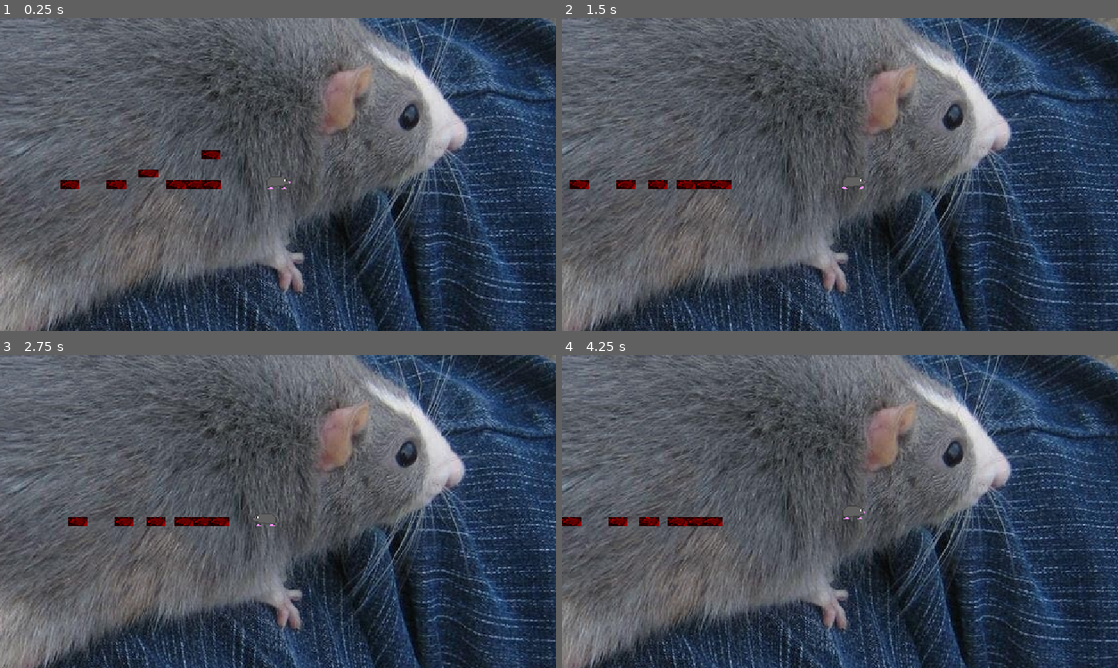
Above: before the commit, frames 1-4 (two rows, left to right).
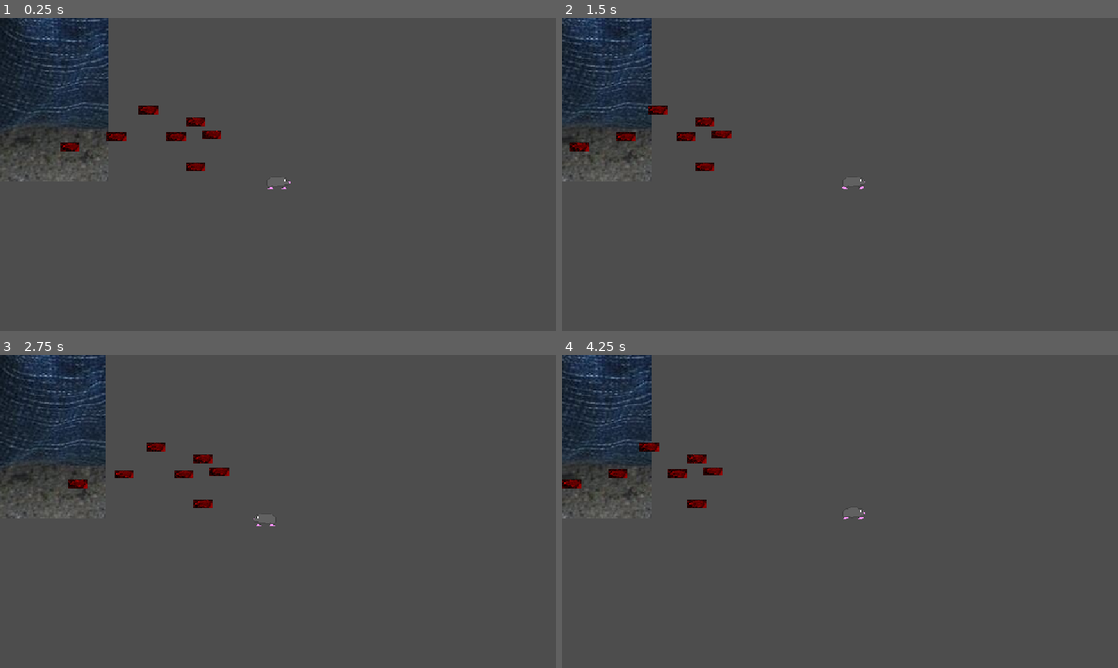
Above: after the commit, the same moments.

Repository: Logboy2000/Comp-Sci-30
Game: Godot game, scene res://testroom.tscn
Two runs of this game, one before a commit and one after it. Both use one fixed random seed, a clock stepped at 60 frames per second and the inputs below.
Inputs:
- Up to frame 1 (0.25 s): no input
- Up to frame 2 (1.5 s): hold Shift (run) 0.53-1.28 s; hold Right (right) from 0.53 s (still down); tap X (attack) at 0.6 s; tap Z (jump) at 0.77, 1.07 s; tap Shift (run) at 1.35 s
- Up to frame 3 (2.75 s): tap Z (jump) at 1.52, 1.55, 1.82 s; release Right (right) at 2.03 s; hold Left (left) from 2.03 s (still down); hold Z (jump) from 2.03 s (still down); tap X (attack) at 2.3 s
- Up to frame 4 (4.25 s): release Left (left) at 2.78 s; release Z (jump) at 2.78 s; hold Right (right) from 2.78 s (still down); tap X (attack) at 2.85 s; tap Z (jump) at 3.02, 3.32, 3.77, 3.8, 4.07 s; tap Shift (run) at 3.05 s; hold Shift (run) from 3.53 s (still down)

The runs differ from the first frame. In frame 1, 72% of the frame differs, in the area x 0-100%, y 0-100%; in frame 2, 72%; in frame 3, 72%; in frame 4, 72%.

Commit message:
rat animation

Diff:
--- a/final-project/player/attack.tscn
+++ b/final-project/scenes/player/attack.tscn
@@ -1,7 +1,7 @@
 [gd_scene load_steps=8 format=3 uid="uid://bu7g5b5abhjrh"]
 
-[ext_resource type="Script" uid="uid://b8c4nq70htbfp" path="res://player/attack.gd" id="1_62ovl"]
-[ext_resource type="Texture2D" uid="uid://bb6nm7yo2jyki" path="res://sprites/rat_scratch_forward.png" id="2_fpvmp"]
+[ext_resource type="Script" uid="uid://b8c4nq70htbfp" path="res://scenes/player/attack.gd" id="1_62ovl"]
+[ext_resource type="Texture2D" uid="uid://bb6nm7yo2jyki" path="res://sprites/player/rat_scratch_forward.png" id="2_fpvmp"]
 
 [sub_resource type="AtlasTexture" id="AtlasTexture_pav6m"]
 atlas = ExtResource("2_fpvmp")
--- a/final-project/player/player.gd
+++ b/final-project/scenes/player/player.gd
@@ -25,12 +25,14 @@
 
 var gravity_multiplier = 1.0
 var is_jumping = false
+var is_pogoing = false
 var facing_right = true
 var coyote_timer = 0.0
 var jump_buffer_timer = 0.0
 var was_on_floor = false
 var attack_direction = Vector2.RIGHT
 var is_attacking = false
+var input_dir = Vector2.ZERO
 
 func _ready():
 	# Make sure forward_attack is properly oriented
@@ -38,21 +40,13 @@
 
 func _physics_process(delta):
 	# Get input direction
-	var direction = Input.get_axis("left", "right")
+	input_dir = Input.get_axis("left", "right")
 
 
-	#if Input.is_action_pressed("run"):
-		#pass
 
-	if direction != 0 and is_on_floor():
-		sprite.play("default")
-	else:
-		sprite.play("idle")
-
-
-	if direction != 0 and abs(velocity.x) < normal_top_speed:
+	if input_dir != 0 and abs(velocity.x) < normal_top_speed:
 		# Set speed directly
-		velocity.x += direction * accel
+		velocity.x += input_dir * accel
 	else:
 		# Apply friction to slow down
 		velocity.x = move_toward(velocity.x, 0, friction * delta)
@@ -71,6 +65,7 @@
 	else:
 		gravity_multiplier = 1.0
 		is_jumping = false
+		is_pogoing = false
 
 	# Handle coyote time
 	if was_on_floor and not is_on_floor():
@@ -90,14 +85,15 @@
 	# Handle jump
 	if (is_on_floor() or coyote_timer > 0) and jump_buffer_timer > 0:
 		velocity.y = jump_velocity
+		is_pogoing = false
 		is_jumping = true
 		coyote_timer = 0
 		jump_buffer_timer = 0
 
 
 	# Update facing direction
-	if direction != 0:
-		facing_right = direction > 0
+	if input_dir != 0:
+		facing_right = input_dir > 0
 		sprite.flip_h = !facing_right
 
 
@@ -108,6 +104,7 @@
 			attack_direction = Vector2.UP
 		elif Input.is_action_pressed("down") and not is_on_floor():
 			attack_direction = Vector2.DOWN
+
 		else:
 			attack_direction = Vector2.RIGHT if facing_right else Vector2.LEFT
 			update_forward_attack_direction()
@@ -124,6 +121,23 @@
 
 
 	move_and_slide()
+	update_sprite()
+
+func update_sprite():
+	var new_animation: StringName
+	if is_pogoing:
+		new_animation = "spin"
+	elif velocity.y > 0:
+		new_animation = "fall"
+	elif is_jumping:
+		new_animation = "jump"
+	elif input_dir != 0 and is_on_floor():
+		new_animation = "walk"
+	else:
+		new_animation = "idle"
+
+	if sprite.animation != new_animation:
+		sprite.play(new_animation)
 
 
 func update_forward_attack_direction():
@@ -142,5 +156,6 @@
 func pogo():
 	if is_on_floor():
 		return
+	is_pogoing = true
 	is_jumping = false
 	velocity.y = pogo_velocity
--- a/final-project/player/player.tscn
+++ b/final-project/scenes/player/player.tscn
@@ -1,16 +1,67 @@
-[gd_scene load_steps=16 format=3 uid="uid://b4hrdpl5dijvs"]
-
-[ext_resource type="Script" uid="uid://bgnlnc30p3wb3" path="res://player/player.gd" id="1_4flbx"]
-[ext_resource type="Texture2D" uid="uid://bitv3xiijjhac" path="res://sprites/rat.png" id="3_i3pqv"]
-[ext_resource type="Script" uid="uid://b8c4nq70htbfp" path="res://player/attack.gd" id="3_yw30f"]
-[ext_resource type="Texture2D" uid="uid://bb6nm7yo2jyki" path="res://sprites/rat_scratch_forward.png" id="4_qjkh3"]
+[gd_scene load_steps=31 format=3 uid="uid://b4hrdpl5dijvs"]
+
+[ext_resource type="Script" uid="uid://bgnlnc30p3wb3" path="res://scenes/player/player.gd" id="1_4flbx"]
+[ext_resource type="Texture2D" uid="uid://bbtim2up15msd" path="res://sprites/player/fall.png" id="3_0owmy"]
+[ext_resource type="Texture2D" uid="uid://cra0lg6vdlokr" path="res://sprites/player/jump.png" id="3_75vfm"]
+[ext_resource type="Texture2D" uid="uid://1ymshet4dsas" path="res://sprites/player/walk.png" id="3_i3pqv"]
+[ext_resource type="Texture2D" uid="uid://d1fpj01ihpfyl" path="res://sprites/player/ratspin.png" id="3_p47bc"]
+[ext_resource type="Script" uid="uid://b8c4nq70htbfp" path="res://scenes/player/attack.gd" id="3_yw30f"]
+[ext_resource type="Texture2D" uid="uid://bb6nm7yo2jyki" path="res://sprites/player/rat_scratch_forward.png" id="4_qjkh3"]
 
 [sub_resource type="RectangleShape2D" id="RectangleShape2D_qk4a2"]
 size = Vector2(20, 12)
 
+[sub_resource type="AtlasTexture" id="AtlasTexture_fcs02"]
+atlas = ExtResource("3_0owmy")
+region = Rect2(0, 0, 24, 14)
+
+[sub_resource type="AtlasTexture" id="AtlasTexture_myrg7"]
+atlas = ExtResource("3_0owmy")
+region = Rect2(24, 0, 24, 14)
+
 [sub_resource type="AtlasTexture" id="AtlasTexture_i3pqv"]
 atlas = ExtResource("3_i3pqv")
 region = Rect2(0, 0, 24, 14)
+
+[sub_resource type="AtlasTexture" id="AtlasTexture_gx1jg"]
+atlas = ExtResource("3_75vfm")
+region = Rect2(0, 0, 24, 14)
+
+[sub_resource type="AtlasTexture" id="AtlasTexture_ugbui"]
+atlas = ExtResource("3_75vfm")
+region = Rect2(24, 0, 24, 14)
+
+[sub_resource type="AtlasTexture" id="AtlasTexture_p47bc"]
+atlas = ExtResource("3_p47bc")
+region = Rect2(0, 0, 24, 24)
+
+[sub_resource type="AtlasTexture" id="AtlasTexture_75vfm"]
+atlas = ExtResource("3_p47bc")
+region = Rect2(24, 0, 24, 24)
+
+[sub_resource type="AtlasTexture" id="AtlasTexture_0owmy"]
+atlas = ExtResource("3_p47bc")
+region = Rect2(48, 0, 24, 24)
+
+[sub_resource type="AtlasTexture" id="AtlasTexture_qek5x"]
+atlas = ExtResource("3_p47bc")
+region = Rect2(72, 0, 24, 24)
+
+[sub_resource type="AtlasTexture" id="AtlasTexture_5gtgg"]
+atlas = ExtResource("3_p47bc")
+region = Rect2(96, 0, 24, 24)
+
+[sub_resource type="AtlasTexture" id="AtlasTexture_h17s1"]
+atlas = ExtResource("3_p47bc")
+region = Rect2(120, 0, 24, 24)
+
+[sub_resource type="AtlasTexture" id="AtlasTexture_je7p5"]
+atlas = ExtResource("3_p47bc")
+region = Rect2(144, 0, 24, 24)
+
+[sub_resource type="AtlasTexture" id="AtlasTexture_fm80t"]
+atlas = ExtResource("3_p47bc")
+region = Rect2(168, 0, 24, 24)
 
 [sub_resource type="AtlasTexture" id="AtlasTexture_hqtel"]
 atlas = ExtResource("3_i3pqv")
@@ -28,20 +79,14 @@
 animations = [{
 "frames": [{
 "duration": 1.0,
-"texture": SubResource("AtlasTexture_i3pqv")
-}, {
-"duration": 1.0,
-"texture": SubResource("AtlasTexture_hqtel")
-}, {
-"duration": 1.0,
-"texture": SubResource("AtlasTexture_sweqy")
-}, {
-"duration": 1.0,
-"texture": SubResource("AtlasTexture_2hs0m")
-}],
-"loop": true,
-"name": &"default",
-"speed": 10.0
+"texture": SubResource("AtlasTexture_fcs02")
+}, {
+"duration": 1.0,
+"texture": SubResource("AtlasTexture_myrg7")
+}],
+"loop": true,
+"name": &"fall",
+"speed": 5.0
 }, {
 "frames": [{
 "duration": 1.0,
@@ -50,6 +95,63 @@
 "loop": true,
 "name": &"idle",
 "speed": 5.0
+}, {
+"frames": [{
+"duration": 1.0,
+"texture": SubResource("AtlasTexture_gx1jg")
+}, {
+"duration": 1.0,
+"texture": SubResource("AtlasTexture_ugbui")
+}],
+"loop": false,
+"name": &"jump",
+"speed": 5.0
+}, {
+"frames": [{
+"duration": 1.0,
+"texture": SubResource("AtlasTexture_p47bc")
+}, {
+"duration": 1.0,
+"texture": SubResource("AtlasTexture_75vfm")
+}, {
+"duration": 1.0,
+"texture": SubResource("AtlasTexture_0owmy")
+}, {
+"duration": 1.0,
+"texture": SubResource("AtlasTexture_qek5x")
+}, {
+"duration": 1.0,
+"texture": SubResource("AtlasTexture_5gtgg")
+}, {
+"duration": 1.0,
+"texture": SubResource("AtlasTexture_h17s1")
+}, {
+"duration": 1.0,
+"texture": SubResource("AtlasTexture_je7p5")
+}, {
+"duration": 1.0,
+"texture": SubResource("AtlasTexture_fm80t")
+}],
+"loop": true,
+"name": &"spin",
+"speed": 15.0
+}, {
+"frames": [{
+"duration": 1.0,
+"texture": SubResource("AtlasTexture_i3pqv")
+}, {
+"duration": 1.0,
+"texture": SubResource("AtlasTexture_hqtel")
+}, {
+"duration": 1.0,
+"texture": SubResource("AtlasTexture_sweqy")
+}, {
+"duration": 1.0,
+"texture": SubResource("AtlasTexture_2hs0m")
+}],
+"loop": true,
+"name": &"walk",
+"speed": 10.0
 }]
 
 [sub_resource type="AtlasTexture" id="AtlasTexture_yw30f"]
@@ -99,6 +201,7 @@
 
 [node name="AnimatedSprite2D" type="AnimatedSprite2D" parent="."]
 sprite_frames = SubResource("SpriteFrames_hqtel")
+animation = &"walk"
 
 [node name="DownwardAttack" type="Node2D" parent="."]
 position = Vector2(0, 17)
--- a/final-project/testroom.tscn
+++ b/final-project/testroom.tscn
@@ -2,7 +2,7 @@
 
 [ext_resource type="Script" uid="uid://qh41ip6v0r4a" path="res://testroom.gd" id="1_c7xoc"]
 [ext_resource type="Texture2D" uid="uid://dyis8kds5mb8x" path="res://sprites/bigrat.jpg" id="1_dwq1p"]
-[ext_resource type="PackedScene" uid="uid://b4hrdpl5dijvs" path="res://player/player.tscn" id="1_q11y4"]
+[ext_resource type="PackedScene" uid="uid://b4hrdpl5dijvs" path="res://scenes/player/player.tscn" id="1_q11y4"]
 [ext_resource type="PackedScene" uid="uid://j7myepfg202f" path="res://lilguy.tscn" id="2_aes75"]
 
 [sub_resource type="RectangleShape2D" id="RectangleShape2D_q11y4"]
@@ -21,7 +21,7 @@
 motion_scale = Vector2(0.3, 0.3)
 
 [node name="Bigrat" type="Sprite2D" parent="ParallaxBackground/ParallaxLayer"]
-position = Vector2(14, 90)
+position = Vector2(-471, -220)
 texture = ExtResource("1_dwq1p")
 
 [node name="Player" parent="." instance=ExtResource("1_q11y4")]
@@ -49,21 +49,28 @@
 
 [node name="lilguy" parent="." instance=ExtResource("2_aes75")]
 position = Vector2(-94, 3)
+affected_by_gravity = false
 
 [node name="lilguy2" parent="." instance=ExtResource("2_aes75")]
 position = Vector2(-77, -31)
+affected_by_gravity = false
 
 [node name="lilguy3" parent="." instance=ExtResource("2_aes75")]
 position = Vector2(-143, -56)
+affected_by_gravity = false
 
 [node name="lilguy4" parent="." instance=ExtResource("2_aes75")]
 position = Vector2(-114, -28)
+affected_by_gravity = false
 
 [node name="lilguy5" parent="." instance=ExtResource("2_aes75")]
-position = Vector2(-78, -75)
+position = Vector2(-94, -44)
+affected_by_gravity = false
 
 [node name="lilguy6" parent="." instance=ExtResource("2_aes75")]
 position = Vector2(-176, -28)
+affected_by_gravity = false
 
 [node name="lilguy7" parent="." instance=ExtResource("2_aes75")]
 position = Vector2(-224, -18)
+affected_by_gravity = false
Renamed: final-project/player/attack.gd -> final-project/scenes/player/attack.gd
Renamed: final-project/player/attack.gd.uid -> final-project/scenes/player/attack.gd.uid
Renamed: final-project/player/forward_attack.gd.uid -> final-project/scenes/player/forward_attack.gd.uid
Renamed: final-project/player/player.gd.uid -> final-project/scenes/player/player.gd.uid
Binary file added: final-project/sprites/player/fall.png
Not shown, changed: final-project/sprites/player/fall.png.import
Binary file added: final-project/sprites/player/jump.png
Not shown, added: final-project/sprites/player/jump.png.import
Renamed: final-project/sprites/rat_scratch_forward.png -> final-project/sprites/player/rat_scratch_forward.png
Not shown, changed: final-project/sprites/player/rat_scratch_forward.png.import
Binary file changed: final-project/sprites/player/ratspin.png
Not shown, added: final-project/sprites/player/ratspin.png.import
(and 10 more such lines)
